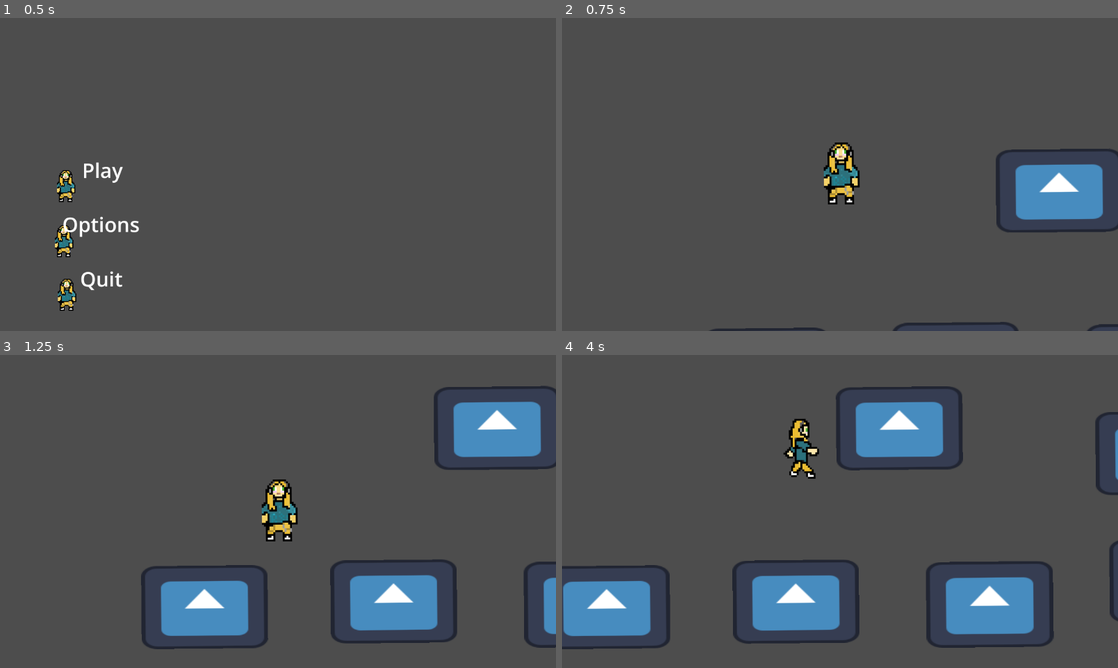
Above: before the commit, frames 1-4 (two rows, left to right).
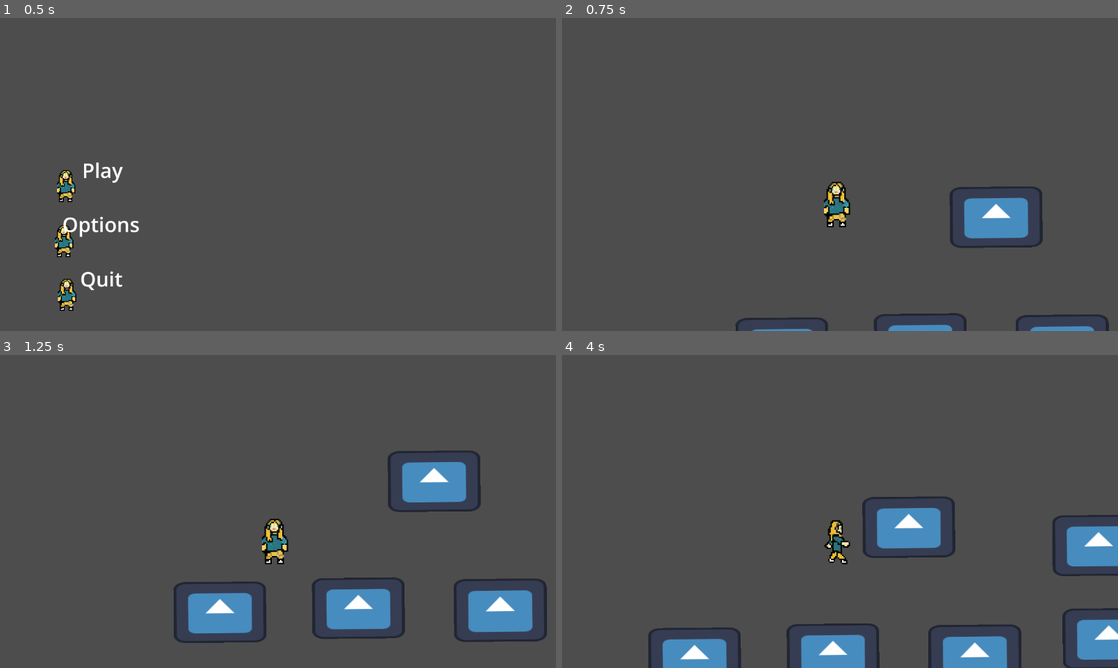
Above: after the commit, the same moments.

Repository: TalesMarc/AngelaCultoRepository
Game: Godot game, scene res://inicio.tscn
Two runs of this game, one before a commit and one after it. Both use one fixed random seed, a clock stepped at 60 frames per second and the inputs below. The engine's default icon, where the game draws it, is replaced by a stand-in: a white triangle on a blue panel in a dark square.
Inputs:
- Up to frame 1 (0.5 s): no input
- Up to frame 2 (0.75 s): click "Play" at 0.5 s
- Up to frame 3 (1.25 s): no input
- Up to frame 4 (4 s): hold D (move_right) 1.28-2.78 s; tap Space (jump) at 1.52, 2.27, 3.77 s; hold A (move_left) 2.78-3.53 s; hold D (move_right) from 3.53 s (still down)

Frame 1 is identical in both runs. In frame 2, 7.3% of the frame differs, in the area x 26-100%, y 39-100%; in frame 3, 15%; in frame 4, 24%, in the area x 0-100%, y 10-100%.

Commit message:
Atualização automática do projeto

Diff:
--- a/node_2d.tscn
+++ b/node_2d.tscn
@@ -111,9 +111,10 @@
 shape = SubResource("RectangleShape2D_epypp")
 
 [node name="Camera2D" type="Camera2D" parent="CharacterBody2D2"]
-position = Vector2(-188.068, -198.913)
+position = Vector2(-1095.95, -820.943)
 offset = Vector2(300, 300)
-zoom = Vector2(0.97, 0.97)
+anchor_mode = 0
+zoom = Vector2(0.71, 0.71)
 drag_horizontal_enabled = true
 drag_vertical_enabled = true
 drag_horizontal_offset = -1.0
